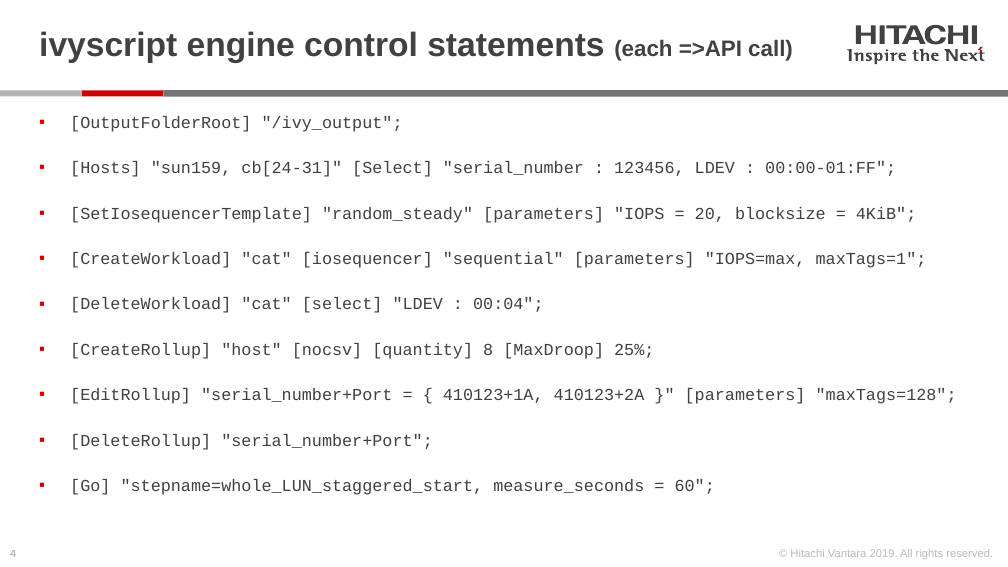
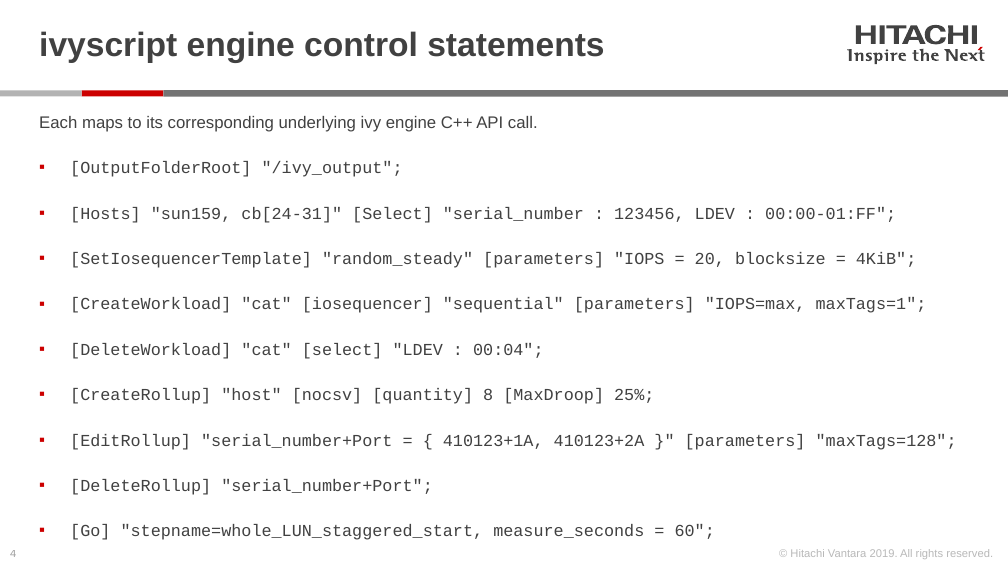
Before and after one commit to Hitachi-Data-Systems/ivy, a slide deck: slide 4 of doc/Programming the ivy engine.pptx. Drawn at 1008x567 pixels with LibreOffice and Linux fonts; fonts in the diff are those of the drawing. Boxes give left, top, right and bottom in pixels: in the first picture for what was removed or moved away, otherwise in the second. Text is boxed around its words. In the diff, an @@ line names an element or a change of style, - is before the commit and + after.

Commit message:
change default blocksize to 8 KiB, add updated Programming The Ivy Engine

```diff
--- a/doc/Programming the ivy engine.pptx
+++ b/doc/Programming the ivy engine.pptx
@@ title at [39, 31, 604, 63]: text changed @@
-ivyscript engine control statements (each =>API call)
+ivyscript engine control statements
@@ text at [39, 116, 538, 132]: paragraph added @@
+Each maps to its corresponding underlying ivy engine C++ API call.
```
Also in this commit, not shown: 14 other slides changed, 2 slides added, 5 slides removed, 2 other files.
